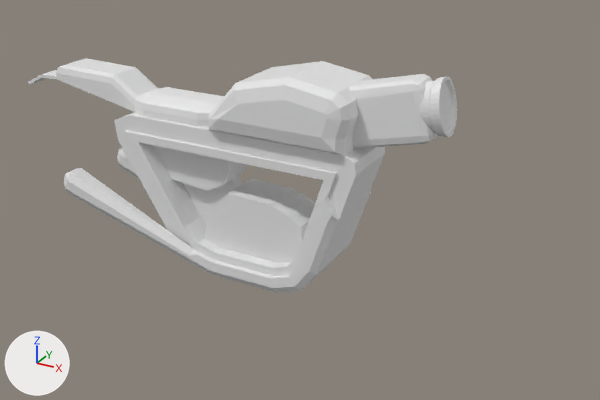
Before and after pictures for a commit that changed the Blender file NPR Retuned Unity Project/Assets/_ART/Models/Blender/Enemy/Motorcycle.blend.
Camera for both pictures: a 50 mm lens placed at (2.95, -4.72, 2.05), pointed at (0.32, 0.06, -0.35). Lighting does not change. The marker at lower left points along +X, +Y and +Z. The first picture is the older version. Materials are left out; every surface is plain grey.

The first picture shows 'MCBody'.
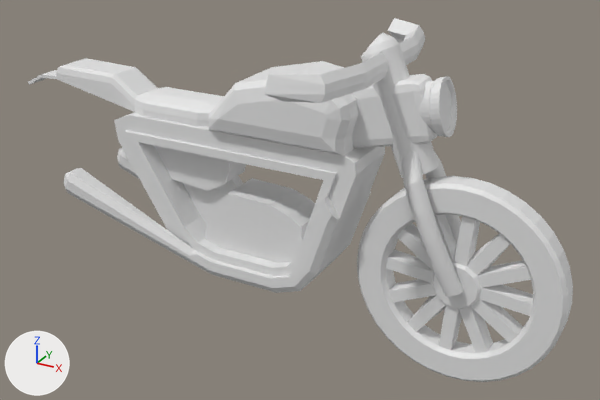
Changed parts and their boxes [x1, y1, x2, y2] in the pictures (600 x 400 px):
```json
{"object": "MCWheel", "change": "shown", "after": [357, 176, 573, 382]}
{"object": "MCSteering", "change": "shown", "after": [264, 18, 463, 297]}
```

Edits to the scene script, one JSON object a line:
```json
{"op": "remove", "block": "ob_mcwheel", "code": "ob_mcwheel.hide_set(True)"}
{"op": "remove", "block": "ob_mcsteering", "code": "ob_mcsteering.hide_set(True)"}
```
